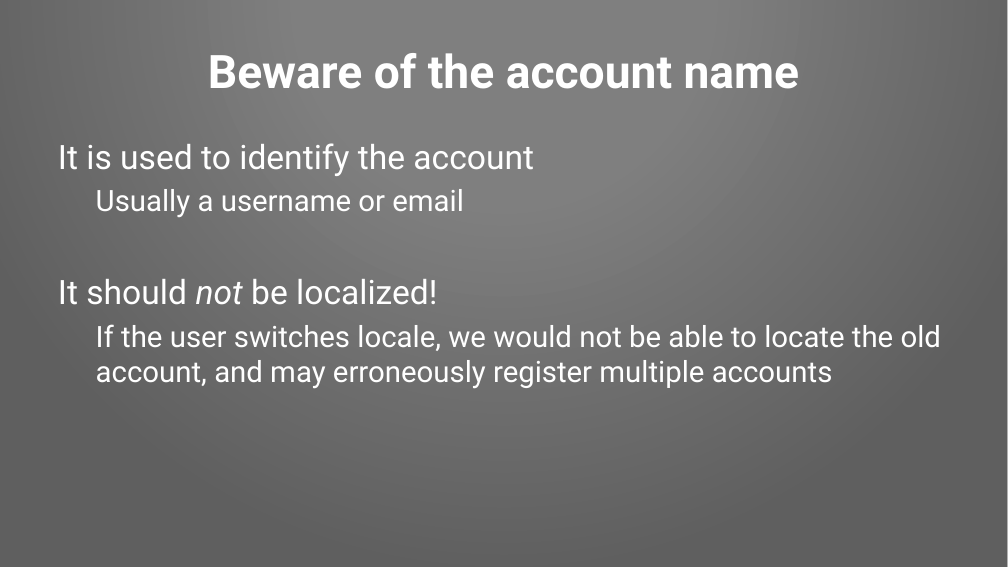
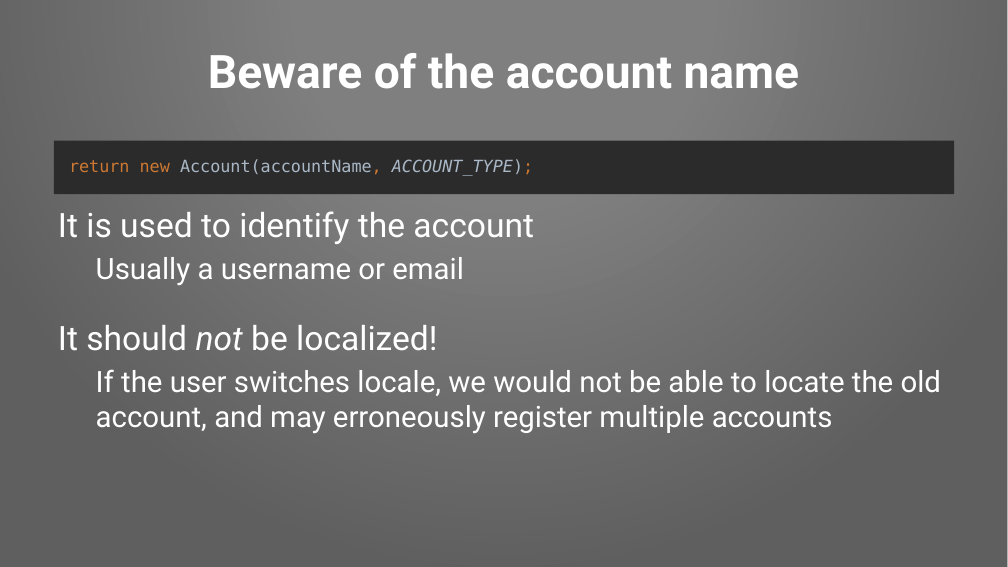
Before and after one commit to Pixplicity/sync-demo, a slide deck: slide 41 of I've been doing some syncing.pptx. Drawn at 1008x567 pixels with LibreOffice and Linux fonts; fonts in the diff are those of the drawing; background and template pictures are left out. Boxes give left, top, right and bottom in pixels: in the first picture for what was removed or moved away, otherwise in the second. Text is boxed around its words. In the diff, an @@ line names an element or a change of style, - is before the commit and + after.

```diff
--- a/I've been doing some syncing.pptx
+++ b/I've been doing some syncing.pptx
@@ rectangle added at [54, 141, 954, 194], fill #2B2B2B, 16 pt, text #A9B7C6 @@
+return new Account(accountName, ACCOUNT_TYPE);
@@ text "It is used to identify ...": place and size @@
-text "It is used to identify ..." at [58, 143, 941, 388]
+text "It is used to identify ..." at [58, 211, 941, 433]
@@ text at [58, 325, 437, 351]: more space between paragraphs @@
```
Also in this commit, not shown: 3 other slides changed.
